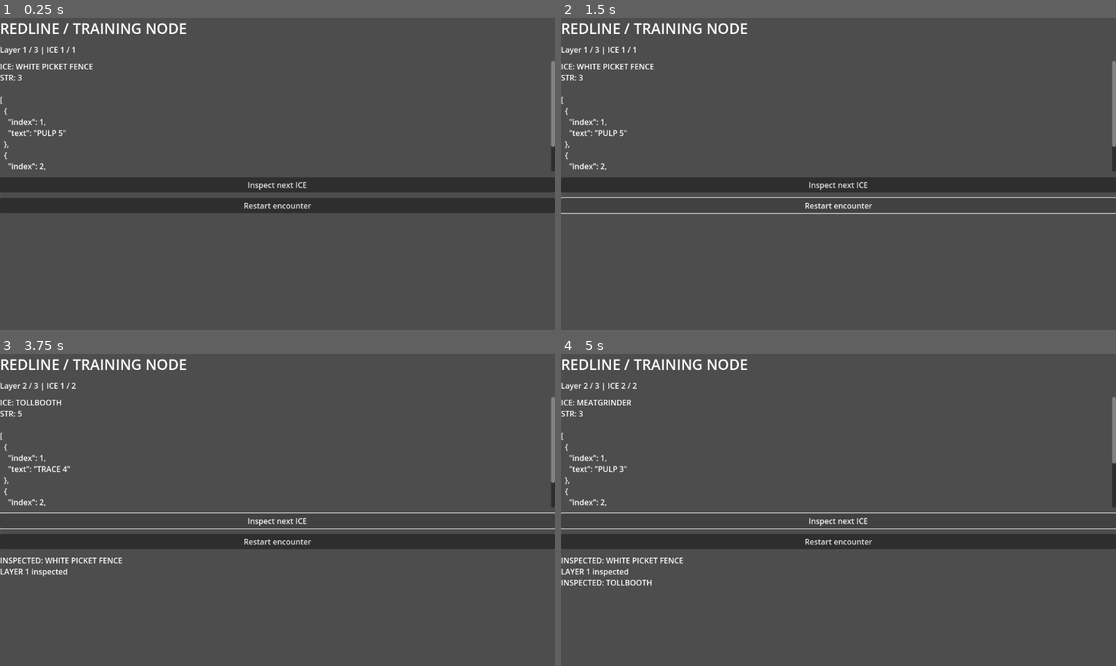
Above: before the commit, frames 1-4 (two rows, left to right).
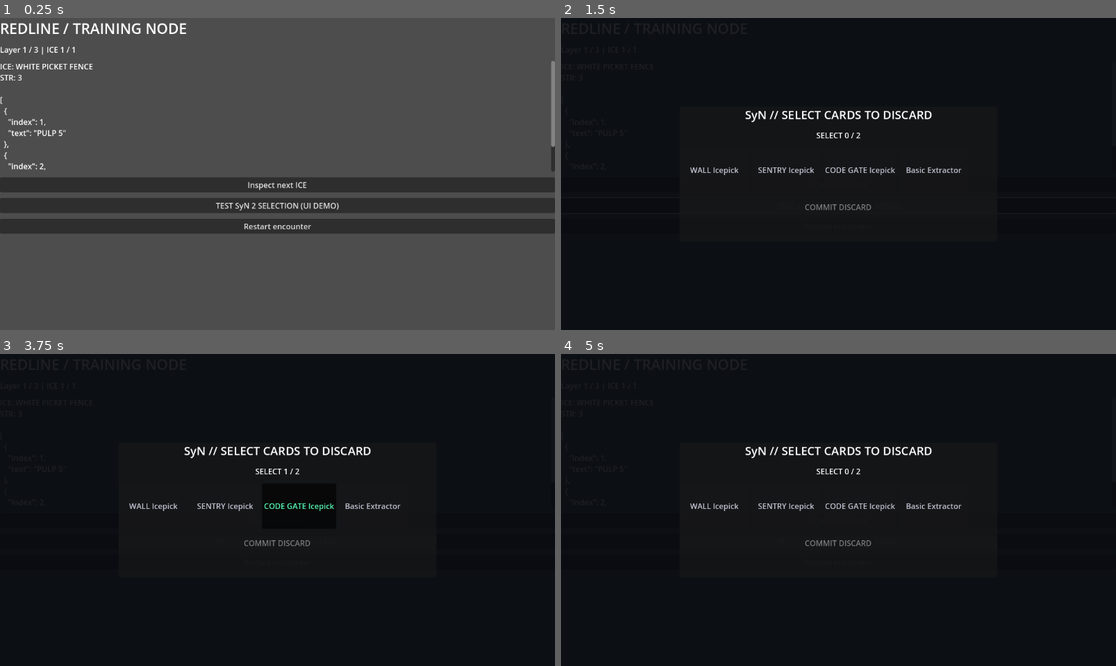
Above: after the commit, the same moments.

Repository: Punkwork/REDLINE
Game: Godot game, scene res://scenes/main.tscn
The game is run twice, just before and just after one commit, with the same random seed, the same clock (stepped at 60 frames per second) and the same inputs.
Inputs (mouse positions are in pixels of both pictures, inside the frame that each line leads up to):
- Up to frame 1 (0.25 s): no input
- Up to frame 2 (1.5 s): click (838, 205) at 0.5 s, where only the run after the commit has a clickable "TEST SyN 2 SELECTION (UI DEMO)"; click "Restart encounter" at 1.25 s
- Up to frame 3 (3.75 s): click "Restart encounter" at 2 s; click "Restart encounter" at 2.75 s; click "Inspect next ICE" at 3.5 s
- Up to frame 4 (5 s): click "Inspect next ICE" at 4.25 s

The runs differ from the first frame. In frame 1, 4.9% of the frame differs, in the area x 0-100%, y 59-70%; in frame 2, 100%, in the area x 0-100%, y 0-100%; in frame 3, 100%; in frame 4, 100%.

Commit message:
ui: wire SyN selection modal to isolated test hand and rules helper

Diff:
--- a/godot/scripts/main.gd
+++ b/godot/scripts/main.gd
@@ -3,6 +3,10 @@
 # Interactive vertical slice shell. Exact locked cards, ICE, and turn rules
 # must be imported from the authoritative design manifest before certification.
 const MANIFEST_PATH := "res://data/training_node.json"
+const SynOverlay = preload("res://scripts/syn_discard_overlay.gd")
+const Rules = preload("res://scripts/rules_engine.gd")
+var syn_overlay: Control
+var syn_demo_state: Dictionary = {}
 var manifest: Dictionary = {}
 var layer := 0
 var ice_index := 0
@@ -34,6 +38,12 @@
     action_button = Button.new()
     action_button.pressed.connect(_advance)
     outer.add_child(action_button)
+    var syn_demo := Button.new()
+    syn_demo.text = "TEST SyN 2 SELECTION (UI DEMO)"
+    syn_demo.pressed.connect(_test_syn_selection)
+    outer.add_child(syn_demo)
+    syn_overlay = SynOverlay.new()
+    add_child(syn_overlay)
     var restart := Button.new()
     restart.text = "Restart encounter"
     restart.pressed.connect(_restart)
@@ -42,6 +52,22 @@
     log_view.size_flags_vertical = Control.SIZE_EXPAND_FILL
     outer.add_child(log_view)
     _refresh()
+
+func _test_syn_selection() -> void:
+    # Isolated UI demo until the full turn engine supplies the live hand.
+    var cards: Array = []
+    for card in manifest.get("generalist_deck", []):
+        cards.append({"name": card.get("name", "Card")})
+        if cards.size() >= 4:
+            break
+    syn_demo_state = {"hand": cards, "discard": [], "vitae": 20, "log": []}
+    syn_overlay.begin_selection(syn_demo_state["hand"], 2, _on_syn_committed)
+
+func _on_syn_committed(indices: Array[int]) -> void:
+    if Rules.resolve_syn(syn_demo_state, 2, indices):
+        log_lines.append_array(syn_demo_state["log"])
+        log_lines.append("SyN UI demo only; not linked to encounter combat.")
+        _refresh()
 
 func _restart() -> void:
     layer = 0
